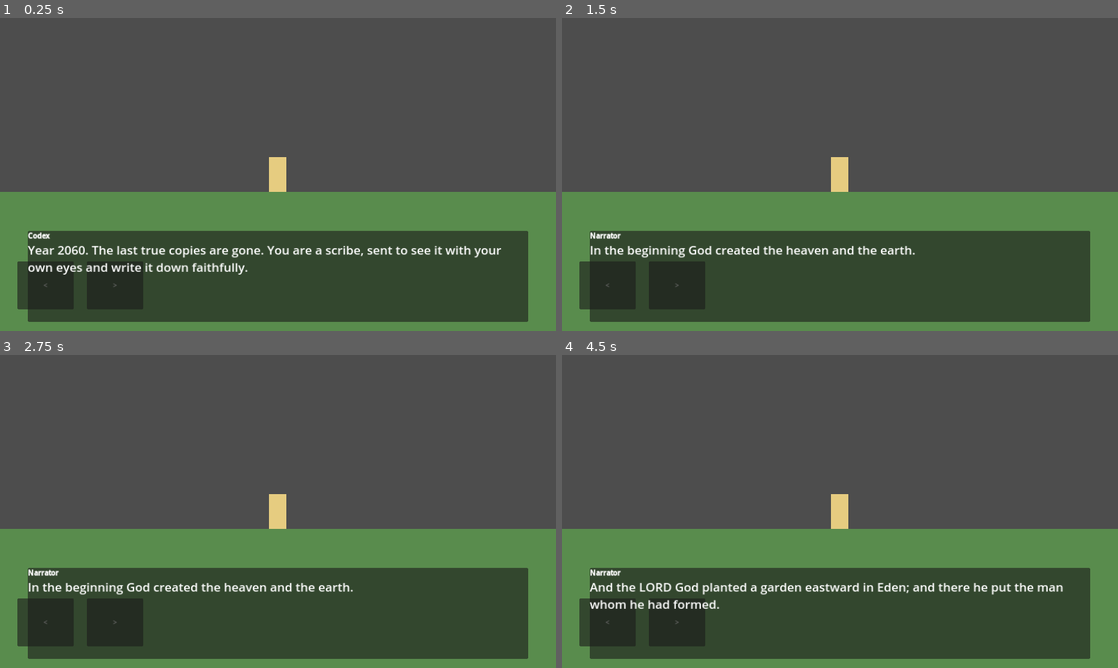
Above: before the commit, frames 1-4 (two rows, left to right).
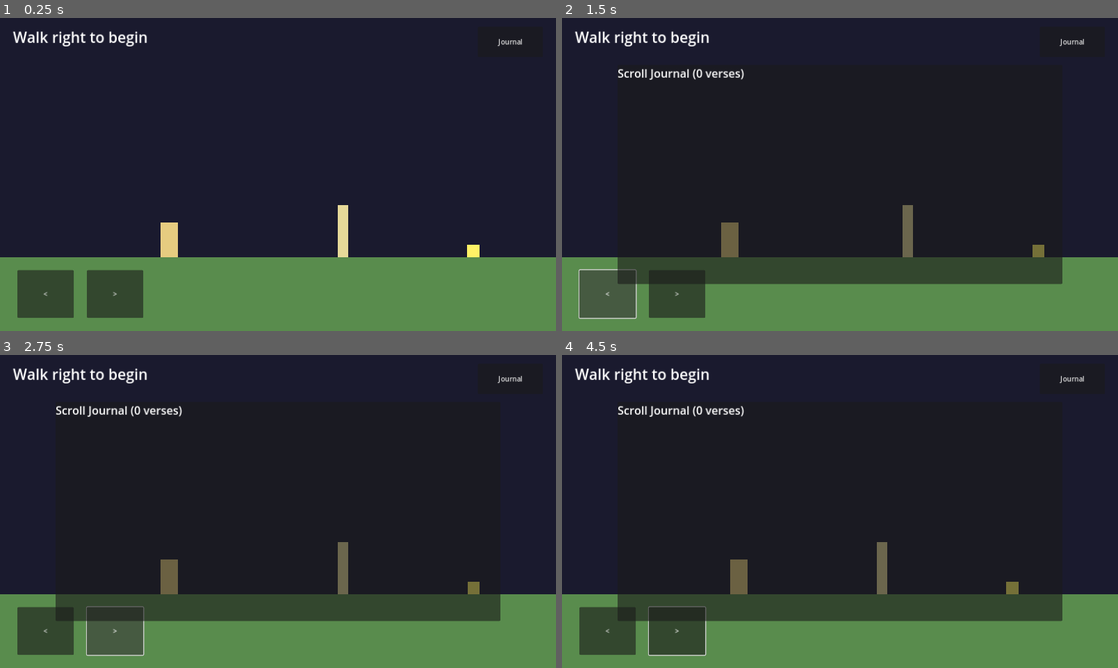
Above: after the commit, the same moments.

Repository: ncpeter3/The-Last-Scribe
Game: Godot game, scene res://core/main.tscn
Same seed, same stepped clock (60 frames per second), same inputs: the game is played once before the commit and once after it.
Inputs (mouse positions are in pixels of both pictures, inside the frame that each line leads up to):
- Up to frame 1 (0.25 s): no input
- Up to frame 2 (1.5 s): click (1073, 43) at 0.5 s, where only the run after the commit has a clickable "Journal"; click "<" at 1.25 s
- Up to frame 3 (2.75 s): click ">" at 2 s
- Up to frame 4 (4.5 s): tap Enter at 2.75 s; move the mouse to (962, 495) at 2.77 s; hold D (move_right) 2.78-3.53 s; click (962, 495) at 2.92 s; move the mouse to (728, 527) at 3.52 s; hold A (move_left) 3.53-4.28 s; click (728, 527) at 3.67 s; move the mouse to (895, 442) at 4.27 s; hold D (move_right) from 4.28 s (still down); click (895, 442) at 4.42 s

The runs differ from the first frame. In frame 1, 94% of the frame differs, in the area x 0-100%, y 0-98%; in frame 2, 88%; in frame 3, 88%; in frame 4, 88%.

Commit message:
Chapter 1: full Genesis 1-3 story and explorable Eden
Co-Authored-By: Claude Sonnet 5.5 <noreply@anthropic.com>
Claude-Session: https://claude.ai/code/session_01QASv4J7kZTSpqmY6xFuoGT

Diff:
--- a/chapters/01_adam_and_eve/data/beats.json
+++ b/chapters/01_adam_and_eve/data/beats.json
@@ -3,25 +3,88 @@
   "title": "In the Beginning",
   "scripture": "Genesis 1-3 (KJV)",
   "beats": [
-    {
-      "id": "arrive",
-      "lines": [
-        {"speaker": "Codex", "text": "Year 2060. The last true copies are gone. You are a scribe, sent to see it with your own eyes and write it down faithfully."},
-        {"speaker": "Narrator", "text": "In the beginning God created the heaven and the earth.", "verse": "Genesis 1:1"}
-      ]
-    },
-    {
-      "id": "creation",
-      "lines": [
-        {"speaker": "Narrator", "text": "And God said, Let there be light: and there was light.", "verse": "Genesis 1:3"},
-        {"speaker": "Narrator", "text": "And God saw every thing that he had made, and, behold, it was very good.", "verse": "Genesis 1:31"}
-      ]
-    },
-    {
-      "id": "garden",
-      "lines": [
-        {"speaker": "Narrator", "text": "And the LORD God planted a garden eastward in Eden; and there he put the man whom he had formed.", "verse": "Genesis 2:8"}
-      ]
-    }
+    {"id": "arrive", "x": 600, "tint": "#1a1a2e", "title": "The Void",
+     "lines": [
+      {"speaker": "Codex", "text": "Year 2060. No true copy of the text survives. You are a scribe, sent to see it with your own eyes and record it faithfully. Watch, listen, and write."},
+      {"speaker": "Scripture", "text": "In the beginning God created the heaven and the earth.", "verse": "Genesis 1:1"}
+     ]},
+    {"id": "day1", "x": 1500, "tint": "#f5e6a8", "title": "Day One: Light",
+     "lines": [
+      {"speaker": "Scripture", "text": "And God said, Let there be light: and there was light.", "verse": "Genesis 1:3"},
+      {"speaker": "Scripture", "text": "And God called the light Day, and the darkness he called Night. And the evening and the morning were the first day.", "verse": "Genesis 1:5"}
+     ]},
+    {"id": "day2_3", "x": 2500, "tint": "#8fc7e8", "title": "Days Two and Three: Sky, Sea, and Land",
+     "lines": [
+      {"speaker": "Scripture", "text": "And God said, Let there be a firmament in the midst of the waters, and let it divide the waters from the waters.", "verse": "Genesis 1:6"},
+      {"speaker": "Scripture", "text": "And God said, Let the waters under the heaven be gathered together unto one place, and let the dry land appear: and it was so.", "verse": "Genesis 1:9"},
+      {"speaker": "Scripture", "text": "And God said, Let the earth bring forth grass, the herb yielding seed, and the fruit tree yielding fruit after his kind, whose seed is in itself, upon the earth: and it was so.", "verse": "Genesis 1:11"}
+     ]},
+    {"id": "day4_5", "x": 3500, "tint": "#9ad0a0", "title": "Days Four and Five: Lights, Birds, and Fish",
+     "lines": [
+      {"speaker": "Scripture", "text": "And God said, Let there be lights in the firmament of the heaven to divide the day from the night; and let them be for signs, and for seasons, and for days, and years:", "verse": "Genesis 1:14"},
+      {"speaker": "Scripture", "text": "And God said, Let the waters bring forth abundantly the moving creature that hath life, and fowl that may fly above the earth in the open firmament of heaven.", "verse": "Genesis 1:20"}
+     ]},
+    {"id": "day6", "x": 4500, "tint": "#b5d99c", "title": "Day Six: Animals and Man",
+     "lines": [
+      {"speaker": "Scripture", "text": "And God said, Let the earth bring forth the living creature after his kind, cattle, and creeping thing, and beast of the earth after his kind: and it was so.", "verse": "Genesis 1:24"},
+      {"speaker": "Scripture", "text": "So God created man in his own image, in the image of God created he him; male and female created he them.", "verse": "Genesis 1:27"},
+      {"speaker": "Scripture", "text": "And God saw every thing that he had made, and, behold, it was very good. And the evening and the morning were the sixth day.", "verse": "Genesis 1:31"}
+     ]},
+    {"id": "day7", "x": 5400, "tint": "#f2d98a", "title": "Day Seven: Rest",
+     "lines": [
+      {"speaker": "Scripture", "text": "And on the seventh day God ended his work which he had made; and he rested on the seventh day from all his work which he had made.", "verse": "Genesis 2:2"}
+     ]},
+    {"id": "adam", "x": 6400, "tint": "#a6d98b", "title": "Adam in Eden",
+     "lines": [
+      {"speaker": "Scripture", "text": "And the LORD God formed man of the dust of the ground, and breathed into his nostrils the breath of life; and man became a living soul.", "verse": "Genesis 2:7"},
+      {"speaker": "Scripture", "text": "And the LORD God planted a garden eastward in Eden; and there he put the man whom he had formed.", "verse": "Genesis 2:8"},
+      {"speaker": "Scripture", "text": "And the LORD God took the man, and put him into the garden of Eden to dress it and to keep it.", "verse": "Genesis 2:15"},
+      {"speaker": "Scripture", "text": "And the LORD God commanded the man, saying, Of every tree of the garden thou mayest freely eat: But of the tree of the knowledge of good and evil, thou shalt not eat of it: for in the day that thou eatest thereof thou shalt surely die.", "verse": "Genesis 2:16-17"}
+     ]},
+    {"id": "naming", "x": 7500, "tint": "#8fd18f", "title": "Adam Names the Animals",
+     "lines": [
+      {"speaker": "Scripture", "text": "...and whatsoever Adam called every living creature, that was the name thereof.", "verse": "Genesis 2:19"},
+      {"speaker": "Scripture", "text": "...but for Adam there was not found an help meet for him.", "verse": "Genesis 2:20"}
+     ]},
+    {"id": "eve", "x": 8500, "tint": "#c9e6a0", "title": "Eve",
+     "lines": [
+      {"speaker": "Scripture", "text": "And Adam said, This is now bone of my bones, and flesh of my flesh: she shall be called Woman, because she was taken out of Man.", "verse": "Genesis 2:23"}
+     ]},
+    {"id": "serpent", "x": 9600, "tint": "#5a7a4a", "title": "The Serpent",
+     "lines": [
+      {"speaker": "Scripture", "text": "Now the serpent was more subtil than any beast of the field which the LORD God had made. And he said unto the woman, Yea, hath God said, Ye shall not eat of every tree of the garden?", "verse": "Genesis 3:1"},
+      {"speaker": "Scripture", "text": "And when the woman saw that the tree was good for food, and that it was pleasant to the eyes, and a tree to be desired to make one wise, she took of the fruit thereof, and did eat, and gave also unto her husband with her; and he did eat.", "verse": "Genesis 3:6"},
+      {"speaker": "Scripture", "text": "And the eyes of them both were opened, and they knew that they were naked; and they sewed fig leaves together, and made themselves aprons.", "verse": "Genesis 3:7"}
+     ]},
+    {"id": "hiding", "x": 10600, "tint": "#6b6a4a", "title": "Hiding from God",
+     "lines": [
+      {"speaker": "Scripture", "text": "And they heard the voice of the LORD God walking in the garden in the cool of the day: and Adam and his wife hid themselves from the presence of the LORD God amongst the trees of the garden.", "verse": "Genesis 3:8"},
+      {"speaker": "Scripture", "text": "And the LORD God called unto Adam, and said unto him, Where art thou?", "verse": "Genesis 3:9"},
+      {"speaker": "Scripture", "text": "And I will put enmity between thee and the woman, and between thy seed and her seed; it shall bruise thy head, and thou shalt bruise his heel.", "verse": "Genesis 3:15"}
+     ]},
+    {"id": "gate", "x": 11600, "tint": "#8a5a3a", "title": "Out of Eden",
+     "lines": [
+      {"speaker": "Scripture", "text": "Unto Adam also and to his wife did the LORD God make coats of skins, and clothed them.", "verse": "Genesis 3:21"},
+      {"speaker": "Scripture", "text": "Therefore the LORD God sent him forth from the garden of Eden, to till the ground from whence he was taken.", "verse": "Genesis 3:23"},
+      {"speaker": "Codex", "text": "You have recorded all of it. Chapter complete."}
+     ]}
+  ],
+  "discoverables": [
+    {"x": 900, "name": "Darkness over the deep", "note": "Scribe's note: Genesis 1:2 says the earth was without form and void, and darkness was upon the face of the deep. Creation begins from nothing but God's word.", "verse": "Genesis 1:2"},
+    {"x": 1900, "name": "Evening and morning", "note": "Scribe's note: each day in Genesis 1 ends 'the evening and the morning', so the Hebrew day begins at evening. You'll see this pattern every day of creation."},
+    {"x": 2900, "name": "Waters gathered", "note": "Scribe's note: God names the dry land Earth and the gathered waters Seas, and sees that it is good (Genesis 1:10).", "verse": "Genesis 1:10"},
+    {"x": 3100, "name": "Seed-bearing plants", "note": "Scribe's note: plants reproduce 'after his kind'. This phrase repeats through the chapter and describes the order God set in creation."},
+    {"x": 3900, "name": "Sun, moon, and stars", "note": "Scribe's note: on the fourth day the lights are set for signs, seasons, days, and years, so they mark time and guide travelers (Genesis 1:14-18).", "verse": "Genesis 1:16"},
+    {"x": 4100, "name": "Fish and birds", "note": "Scribe's note: on the fifth day God blesses the sea creatures and birds, saying 'Be fruitful, and multiply' (Genesis 1:22).", "verse": "Genesis 1:22"},
+    {"x": 4800, "name": "Dominion", "note": "Scribe's note: man and woman are given care over the creatures of land, sea, and air (Genesis 1:28).", "verse": "Genesis 1:28"},
+    {"x": 5700, "name": "A day set apart", "note": "Scribe's note: God blessed and sanctified the seventh day (Genesis 2:3). It becomes the pattern for the Sabbath in later Scripture.", "verse": "Genesis 2:3"},
+    {"x": 6700, "name": "The river of Eden", "note": "Scribe's note: Genesis 2:10 describes a river going out of Eden to water the garden and then dividing into four heads.", "verse": "Genesis 2:10"},
+    {"x": 6900, "name": "Tree of life", "note": "Scribe's note: two trees stand in the midst of the garden: the tree of life and the tree of knowledge of good and evil (Genesis 2:9).", "verse": "Genesis 2:9"},
+    {"x": 7800, "name": "Animals brought to Adam", "note": "Scribe's note: God brings the animals to Adam to see what he would call them. Adam names them all, but finds no companion like himself."},
+    {"x": 8800, "name": "Marriage", "note": "Scribe's note: Genesis 2:24 says a man shall leave his father and mother and cleave unto his wife, and they shall be one flesh.", "verse": "Genesis 2:24"},
+    {"x": 9300, "name": "Garden tools", "note": "Scribe's note: Adam was put in the garden to dress it and to keep it (Genesis 2:15). Work existed before the fall."},
+    {"x": 10100, "name": "Fig leaves", "note": "Scribe's note: after eating, Adam and Eve sew fig leaves into aprons (Genesis 3:7)."},
+    {"x": 11100, "name": "Eve named", "note": "Scribe's note: Adam calls his wife Eve, because she was the mother of all living (Genesis 3:20).", "verse": "Genesis 3:20"},
+    {"x": 11450, "name": "Cherubim and a flaming sword", "note": "Scribe's note: God places cherubim and a flaming sword at the east of Eden to keep the way of the tree of life (Genesis 3:24).", "verse": "Genesis 3:24"}
   ]
 }
--- a/chapters/01_adam_and_eve/scenes/chapter.gd
+++ b/chapters/01_adam_and_eve/scenes/chapter.gd
@@ -1,42 +1,112 @@
 extends Node2D
-## Greybox for chapter 1. Builds the scene in code: ground, scribe, touch buttons, dialogue.
-## Story beats are loaded from data/beats.json so the scripture side can be reviewed without code.
+## Chapter 1: Genesis 1-3. A long side-scrolling world.
+## Story beats trigger in order as the scribe reaches each station (the way forward is blocked until
+## the current beat is told, so the order of Scripture is kept). Between stations the world is open:
+## walk back and forth and tap "Look" on discoverables for Scribe's notes and bonus verses.
+## All text lives in data/beats.json.
 
 const DialogueBox := preload("res://core/ui/dialogue_box.gd")
 const Scribe := preload("res://core/player/scribe.gd")
 const DATA := "res://chapters/01_adam_and_eve/data/beats.json"
+const GROUND_Y := 560.0
+const NOTE_RANGE := 120.0
 
 var _scribe: CharacterBody2D
 var _dialogue: CanvasLayer
 var _beats: Array = []
+var _discoverables: Array = []
+var _seen: Dictionary = {}
 var _beat_index := 0
+var _world_end := 0.0
+var _look_button: Button
+var _title_label: Label
+var _journal_panel: PanelContainer
+var _journal_text: RichTextLabel
+var _sky: ColorRect
+var _near: Dictionary = {}
 
 func _ready() -> void:
 	var data = JSON.parse_string(FileAccess.get_file_as_string(DATA))
 	_beats = data["beats"]
+	_discoverables = data["discoverables"]
+	_world_end = float(_beats[-1]["x"]) + 400.0
 	_build_world()
-	_build_controls()
+	_build_hud()
 	_dialogue = DialogueBox.new()
 	add_child(_dialogue)
-	_dialogue.finished.connect(_next_beat)
-	_next_beat()
+	_dialogue.finished.connect(_on_beat_finished)
+	_update_limit()
 
-func _next_beat() -> void:
+func _process(_delta: float) -> void:
+	if _dialogue.active:
+		_look_button.hide()
+		return
+	# Trigger the current beat when the scribe reaches its station.
+	if _beat_index < _beats.size() and _scribe.position.x >= float(_beats[_beat_index]["x"]) - 4.0:
+		_start_beat()
+		return
+	# Show "Look" when near an unseen discoverable.
+	_near = {}
+	for d in _discoverables:
+		if absf(_scribe.position.x - float(d["x"])) < NOTE_RANGE:
+			_near = d
+			break
+	_look_button.visible = not _near.is_empty()
+	if not _near.is_empty():
+		_look_button.text = "Look: %s" % _near["name"]
+
+func _start_beat() -> void:
+	var beat: Dictionary = _beats[_beat_index]
+	_scribe.frozen = true
+	_title_label.text = beat["title"]
+	_sky.color = Color(beat["tint"])
+	_dialogue.play(beat["lines"])
+
+func _on_beat_finished() -> void:
+	_scribe.frozen = false
+	_beat_index += 1
 	if _beat_index >= _beats.size():
 		GameState.complete_chapter("01_adam_and_eve")
+		_title_label.text = "Chapter complete: %d verses recorded" % GameState.unlocked_verses.size()
+	_update_limit()
+
+func _update_limit() -> void:
+	# Can walk up to the next station, never past it until its beat is told.
+	_scribe.min_x = 0.0
+	if _beat_index < _beats.size():
+		_scribe.max_x = float(_beats[_beat_index]["x"])
+	else:
+		_scribe.max_x = _world_end
+
+func _on_look() -> void:
+	if _near.is_empty():
 		return
-	var beat: Dictionary = _beats[_beat_index]
-	_beat_index += 1
-	_dialogue.play(beat["lines"])
+	var lines := [{"speaker": _near["name"], "text": _near["note"]}]
+	if _near.has("verse"):
+		lines[0]["verse"] = _near["verse"]
+	_scribe.frozen = true
+	_dialogue.finished.connect(func(): _scribe.frozen = false, CONNECT_ONE_SHOT)
+	_dialogue.play(lines)
 
 func _build_world() -> void:
+	_sky = ColorRect.new()
+	_sky.color = Color(_beats[0]["tint"])
+	_sky.z_index = -10
+	_sky.position = Vector2(-2000, -600)
+	_sky.size = Vector2(_world_end + 4000.0, 1200)
+	add_child(_sky)
 	var ground := ColorRect.new()
 	ground.color = Color(0.35, 0.55, 0.3)
-	ground.position = Vector2(-2000, 560)
-	ground.size = Vector2(6000, 400)
+	ground.position = Vector2(-2000, GROUND_Y)
+	ground.size = Vector2(_world_end + 4000.0, 400)
 	add_child(ground)
+	# Station markers (stone pillars) and discoverable markers (small glowing squares).
+	for b in _beats:
+		_marker(float(b["x"]), Color(0.9, 0.85, 0.6), Vector2(24, 120))
+	for d in _discoverables:
+		_marker(float(d["x"]), Color(1.0, 0.95, 0.4), Vector2(28, 28))
 	_scribe = Scribe.new()
-	_scribe.position = Vector2(300, 520)
+	_scribe.position = Vector2(200, GROUND_Y - 40)
 	var shape := CollisionShape2D.new()
 	var rect := RectangleShape2D.new()
 	rect.size = Vector2(40, 80)
@@ -48,13 +118,27 @@
 	body.position = Vector2(-20, -40)
 	_scribe.add_child(body)
 	var cam := Camera2D.new()
+	cam.position_smoothing_enabled = true
+	cam.offset = Vector2(250, -150)
 	_scribe.add_child(cam)
 	add_child(_scribe)
 
-func _build_controls() -> void:
+func _marker(x: float, color: Color, size: Vector2) -> void:
+	var r := ColorRect.new()
+	r.color = color
+	r.size = size
+	r.position = Vector2(x - size.x / 2.0, GROUND_Y - size.y)
+	add_child(r)
+
+func _build_hud() -> void:
 	var layer := CanvasLayer.new()
 	add_child(layer)
-	for spec in [["<", -1.0, Vector2(40, 560)], [">", 1.0, Vector2(200, 560)]]:
+	_title_label = Label.new()
+	_title_label.position = Vector2(30, 20)
+	_title_label.add_theme_font_size_override("font_size", 34)
+	_title_label.text = "Walk right to begin"
+	layer.add_child(_title_label)
+	for spec in [["<", -1.0, Vector2(40, 580)], [">", 1.0, Vector2(200, 580)]]:
 		var b := Button.new()
 		b.text = spec[0]
 		b.custom_minimum_size = Vector2(130, 110)
@@ -62,3 +146,31 @@
 		b.button_down.connect(func(): _scribe.move_dir = spec[1])
 		b.button_up.connect(func(): _scribe.move_dir = 0.0)
 		layer.add_child(b)
+	_look_button = Button.new()
+	_look_button.custom_minimum_size = Vector2(420, 110)
+	_look_button.position = Vector2(800, 580)
+	_look_button.add_theme_font_size_override("font_size", 28)
+	_look_button.pressed.connect(_on_look)
+	_look_button.hide()
+	layer.add_child(_look_button)
+	var journal_btn := Button.new()
+	journal_btn.text = "Journal"
+	journal_btn.position = Vector2(1100, 20)
+	journal_btn.custom_minimum_size = Vector2(150, 70)
+	journal_btn.pressed.connect(_toggle_journal)
+	layer.add_child(journal_btn)
+	_journal_panel = PanelContainer.new()
+	_journal_panel.anchor_left = 0.1
+	_journal_panel.anchor_right = 0.9
+	_journal_panel.anchor_top = 0.15
+	_journal_panel.anchor_bottom = 0.85
+	_journal_text = RichTextLabel.new()
+	_journal_text.add_theme_font_size_override("normal_font_size", 26)
+	_journal_panel.add_child(_journal_text)
+	_journal_panel.hide()
+	layer.add_child(_journal_panel)
+
+func _toggle_journal() -> void:
+	_journal_panel.visible = not _journal_panel.visible
+	if _journal_panel.visible:
+		_journal_text.text = "Scroll Journal (%d verses)\n\n%s" % [GameState.unlocked_verses.size(), "\n".join(GameState.unlocked_verses)]
--- a/core/player/scribe.gd
+++ b/core/player/scribe.gd
@@ -1,12 +1,17 @@
 extends CharacterBody2D
 ## Side-scrolling scribe controller. Keyboard (A/D) or on-screen buttons via move_dir.
+## frozen stops movement during dialogue; min_x/max_x keep the scribe inside the allowed area.
 
-@export var speed := 260.0
+@export var speed := 300.0
 var move_dir := 0.0  # set by touch controls
+var frozen := false
+var min_x := 0.0
+var max_x := 1e9
 
 func _physics_process(_delta: float) -> void:
 	var dir := Input.get_axis("move_left", "move_right")
 	if dir == 0.0:
 		dir = move_dir
-	velocity.x = dir * speed
+	velocity.x = 0.0 if frozen else dir * speed
 	move_and_slide()
+	position.x = clampf(position.x, min_x, max_x)
--- a/core/ui/dialogue_box.gd
+++ b/core/ui/dialogue_box.gd
@@ -4,20 +4,23 @@
 
 signal finished
 
+var active := false
 var _lines: Array = []
 var _index := 0
 var _panel: PanelContainer
 var _label: RichTextLabel
 
 func _ready() -> void:
+	layer = 10
 	_panel = PanelContainer.new()
 	_panel.anchor_left = 0.05
 	_panel.anchor_right = 0.95
-	_panel.anchor_top = 0.68
+	_panel.anchor_top = 0.62
 	_panel.anchor_bottom = 0.97
 	_label = RichTextLabel.new()
 	_label.bbcode_enabled = true
 	_label.add_theme_font_size_override("normal_font_size", 28)
+	_label.add_theme_font_size_override("bold_font_size", 28)
 	_panel.add_child(_label)
 	add_child(_panel)
 	_panel.hide()
@@ -25,21 +28,25 @@
 func play(lines: Array) -> void:
 	_lines = lines
 	_index = 0
+	active = true
 	_panel.show()
 	_show_line()
 
 func _show_line() -> void:
 	var line: Dictionary = _lines[_index]
-	_label.text = "[b]%s[/b]\n%s" % [line.get("speaker", ""), line.get("text", "")]
+	var text: String = line.get("text", "")
 	if line.has("verse"):
+		text += "\n\n[i]%s[/i]" % line["verse"]
 		GameState.unlock_verse(line["verse"])
+	_label.text = "[b]%s[/b]\n%s\n\n[color=gray](tap to continue)[/color]" % [line.get("speaker", ""), text]
 
 func _unhandled_input(event: InputEvent) -> void:
-	if not _panel.visible:
+	if not active:
 		return
 	if (event is InputEventScreenTouch and event.pressed) or (event is InputEventMouseButton and event.pressed):
 		_index += 1
 		if _index >= _lines.size():
+			active = false
 			_panel.hide()
 			finished.emit()
 		else:
